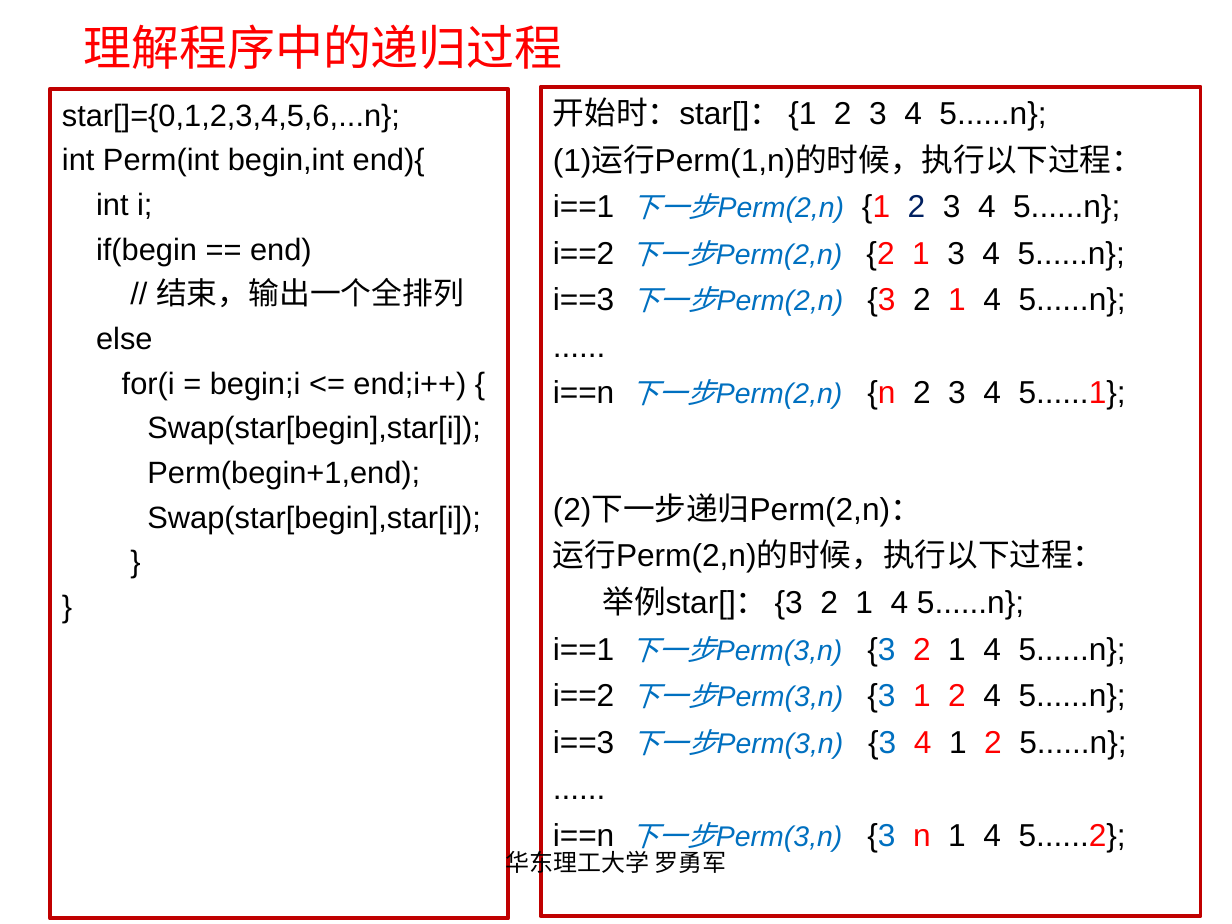
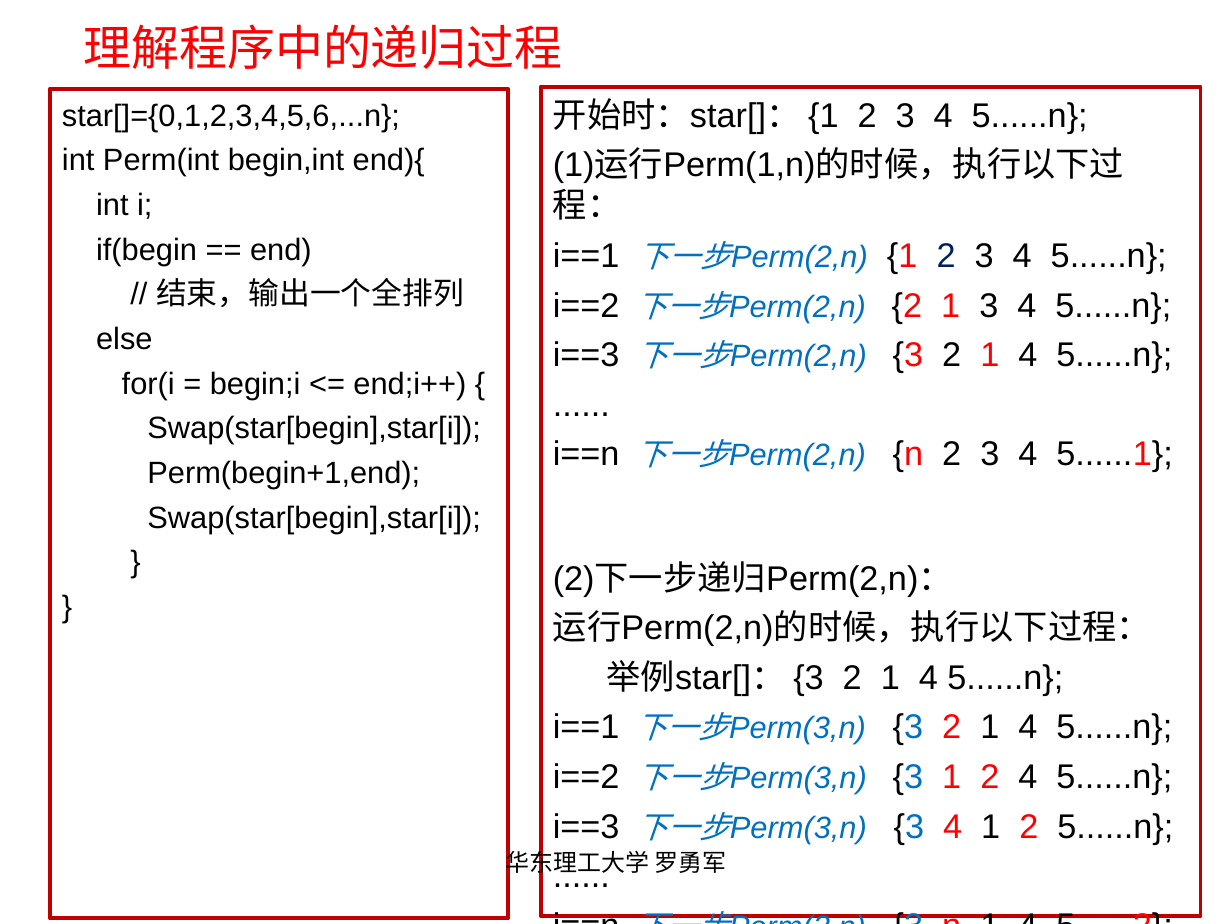
Before and after one commit to luoyongjun999/code, a slide deck: slide 27 of 第4章搜索技术.ppt. Drawn at 1232x924 pixels with LibreOffice and Linux fonts; fonts in the diff are those of the drawing. Boxes give left, top, right and bottom in pixels: in the first picture for what was removed or moved away, otherwise in the second. Text is boxed around its words. In the diff, an @@ line names an element or a change of style, - is before the commit and + after.

```diff
--- a/第4章搜索技术.ppt
+++ b/第4章搜索技术.ppt
@@ rectangle "开始时：star[]： {1 2 3 4 ..." at box(541, 86, 1201, 915): size 18.5 to 20 pt in "开始时：star[]： {1 2 3 4 5......n};", "(1)运行Perm(1,n)的时候，执行以下过程：", "i==1 {1 2 3 4 5......n};", "i==2 {2 1 3 4 5......n};" and 11 more places; size 16.6 to 18 pt in "下一步Perm(2,n)", "下一步Perm(2,n)", "下一步Perm(2,n)", "下一步Perm(2,n)" and 4 more places @@
```
Also in this commit, not shown: 10 other slides changed, 9 other files.
